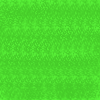
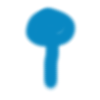
Layered file, before and after one edit (100 × 100). Changes by layer:
added layer "Layer #5" above "Layer #4" over box(22, 4, 79, 93)
hid "Layer #4" over box(0, 0, 100, 100)
